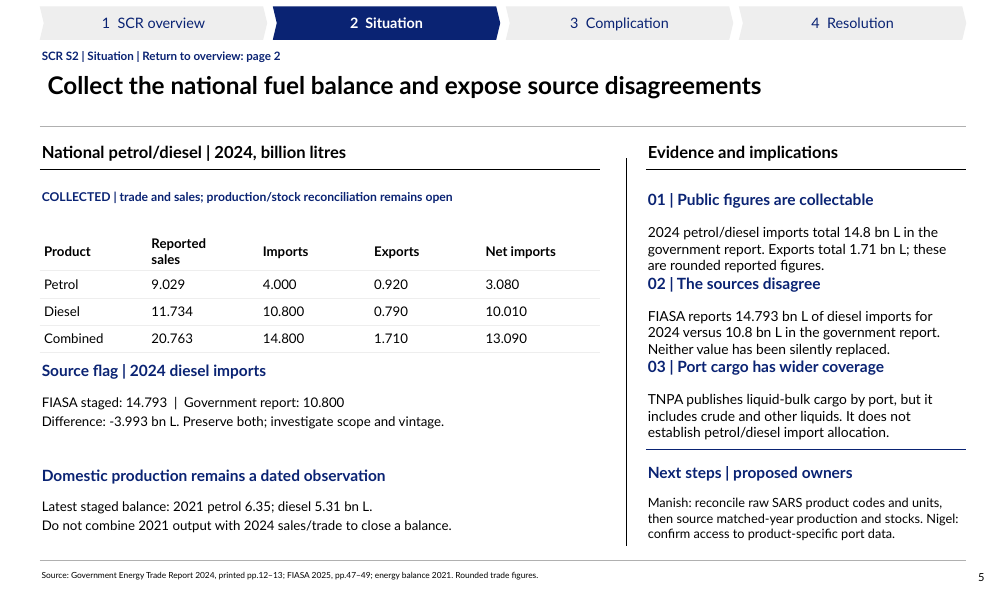
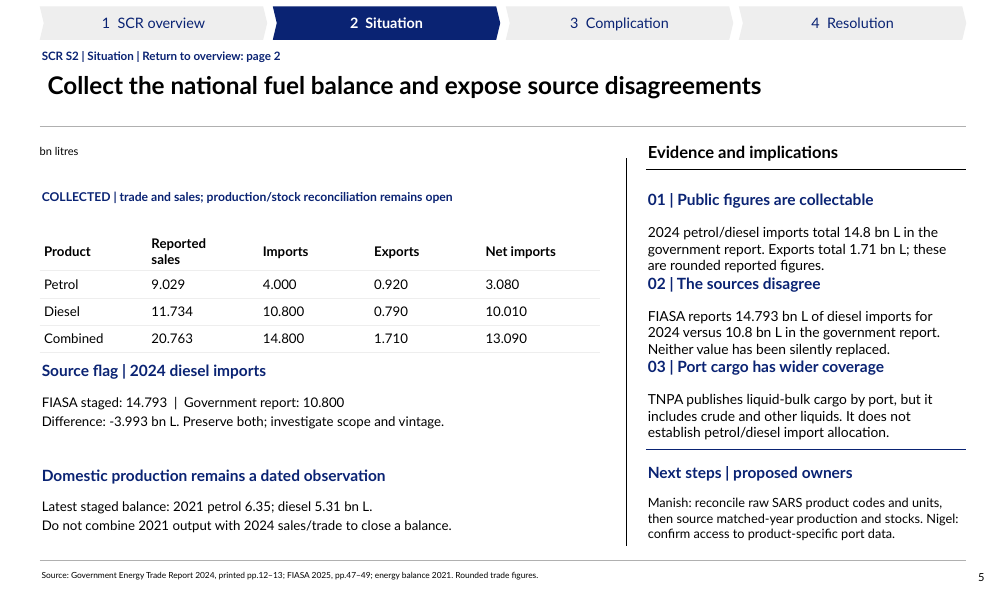
Before and after one commit to Africa-International-Advisors/liquid_fuels_model, a slide deck: slide 5 of pptx/output/delivered/Vopak_Week1_Analytical_Pack_2026_10_06.pptx. Drawn at 1008x597 pixels with LibreOffice and Linux fonts; fonts in the diff are those of the drawing; background and template pictures are left out. Boxes give left, top, right and bottom in pixels: in the first picture for what was removed or moved away, otherwise in the second. Text is boxed around its words. In the diff, an @@ line names an element or a change of style, - is before the commit and + after.

```diff
--- a/pptx/output/delivered/Vopak_Week1_Analytical_Pack_2026_10_06.pptx
+++ b/pptx/output/delivered/Vopak_Week1_Analytical_Pack_2026_10_06.pptx
@@ text added at (x1=40, y1=147, x2=79, y2=155), 10 pt, text #000000 @@
+bn litres
@@ text removed at (x1=42, y1=145, x2=347, y2=161) @@
-National petrol/diesel | 2024, billion litres
@@ line removed from (40, 169) to (601, 169) @@
```
Also in this commit, not shown: 13 other slides changed, 7 other files.
